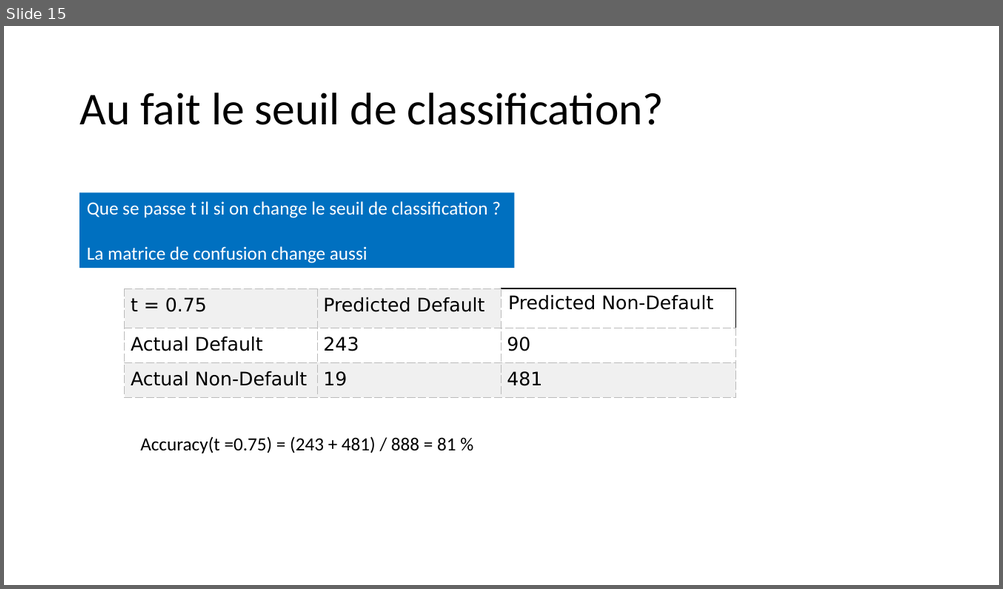
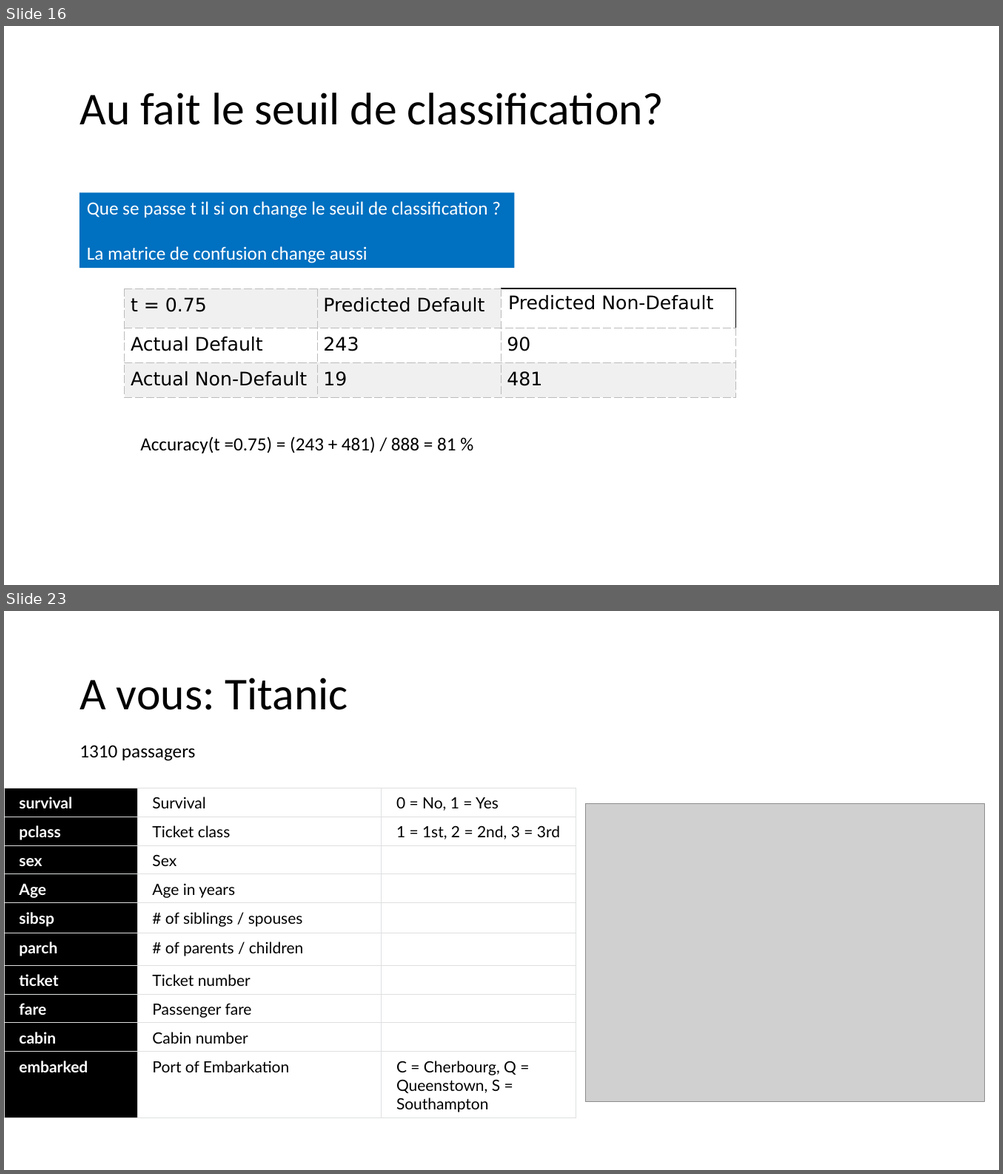
Before and after one commit to alexisperrier/XEmines_DataScience_2020, a slide deck: slides/XEM20_S1D4_Logistic_regression.pptx. Shown one above the other, each under a label of ours: slide 15 before the commit, slides 16 and 23 after it; the slides between them are not shown. The pictures are 1003x589 and 1003x1174 pixels, drawn with LibreOffice and Linux fonts; fonts in the diff are those of the drawing; grey boxes stand for pictures. Boxes give left, top, right and bottom in pixels: in the first picture for what was removed or moved away, otherwise in the second. Text is boxed around its words. In the diff, an @@ line names an element or a change of style, - is before the commit and + after.

```diff
--- a/slides/XEM20_S1D4_Logistic_regression.pptx
+++ b/slides/XEM20_S1D4_Logistic_regression.pptx
@@ slide 23 added at <box>4,611,999,1170</box>, background #FFFFFF @@
@@ title added at <box>79,678,348,710</box>, 44 pt, text #000000 @@
+A vous: Titanic
@@ text added at <box>79,745,195,761</box>, 18 pt, text #000000 @@
+1310 passagers
@@ table added at <box>4,788,576,1118</box>, 10 rows, 3 columns @@
+survival | Survival | 0 = No, 1 = Yes
+pclass | Ticket class | 1 = 1st, 2 = 2nd, 3 = 3rd
+sex | Sex | 
+Age | Age in years | 
+sibsp | # of siblings / spouses | 
+parch | # of parents / children | 
+ticket | Ticket number | 
+fare | Passenger fare | 
+cabin | Cabin number | 
+embarked | Port of Embarkation | C = Cherbourg, Q = Queenstown, S = Southampton
@@ picture added at <box>585,803,984,1102</box> @@
@@ what was slide 15 is now slide 16 @@
```
Also in this commit, not shown: 8 other slides added, 1 slide removed, 3 other files.
